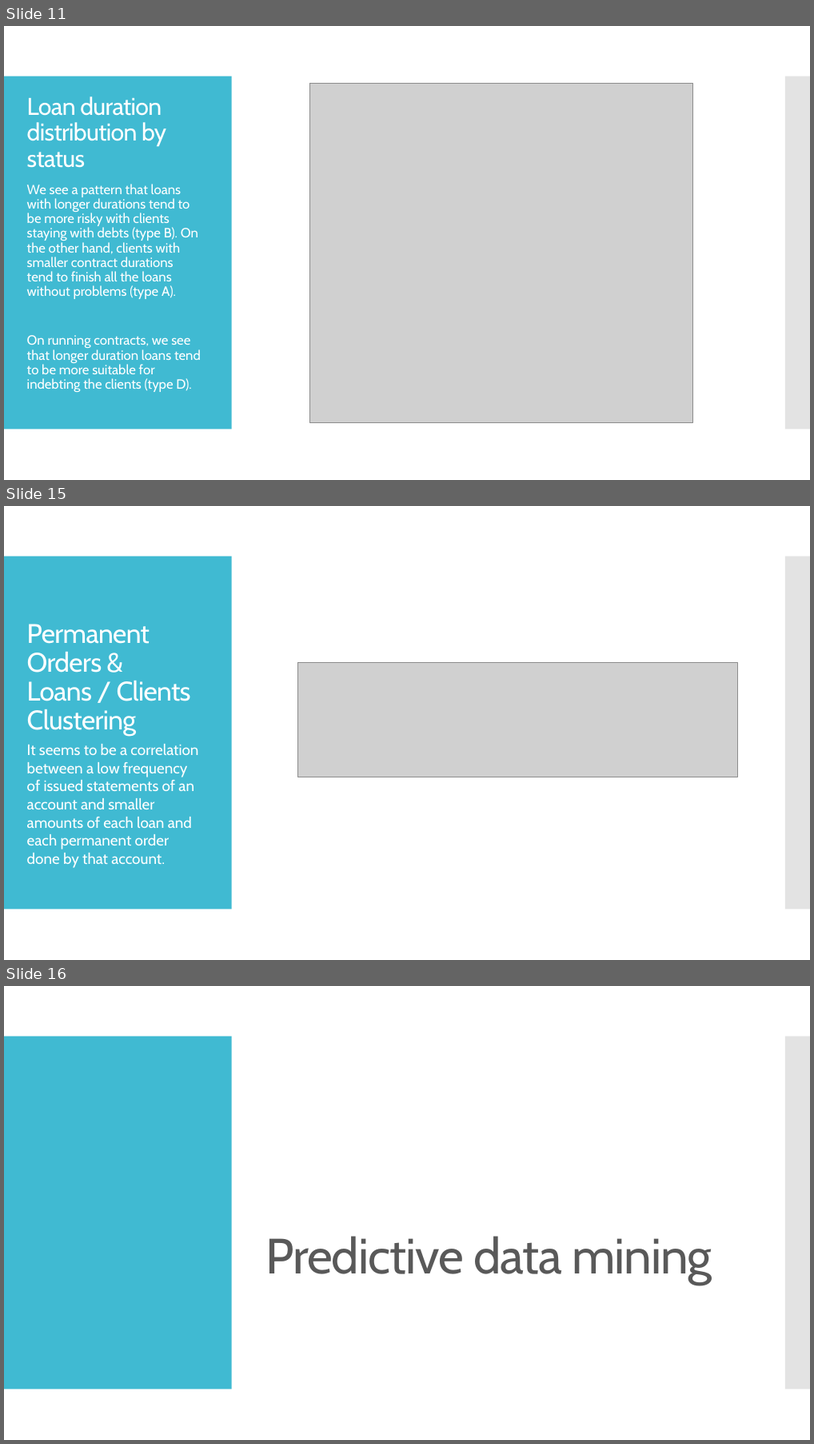
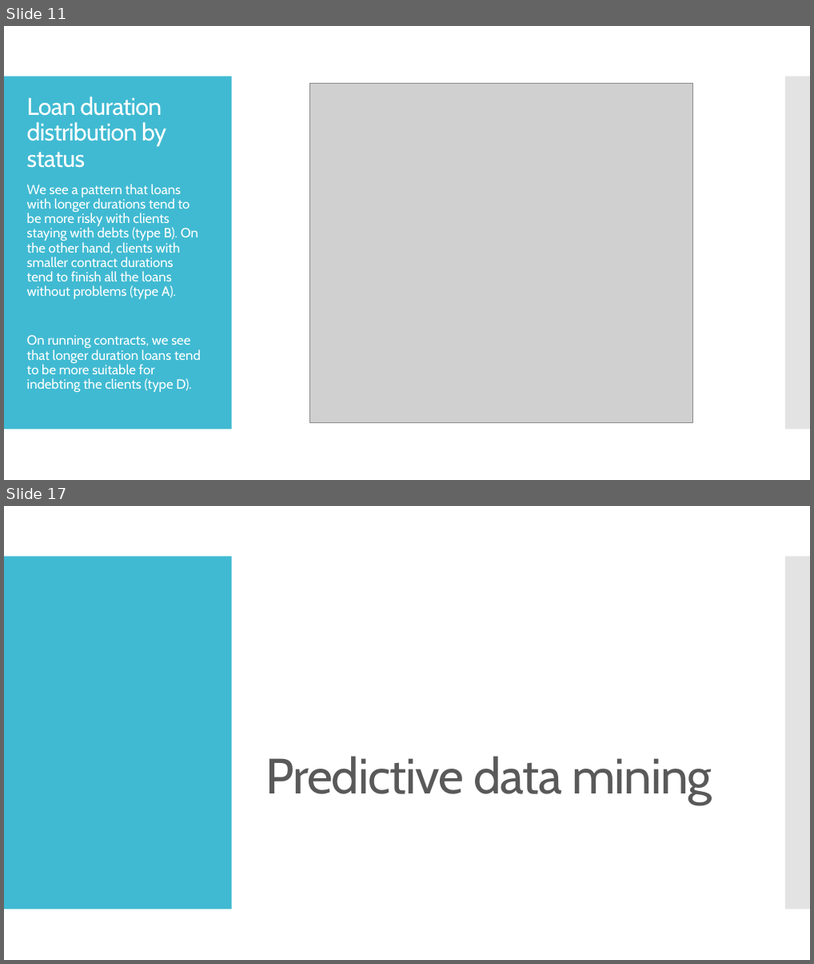
Before and after one commit to jpdias/banking-dm-case-study, a slide deck: Banking Data Mining.pptx. Shown one above the other, each under a label of ours: slides 11, 15 and 16 before the commit, slides 11 and 17 after it; the slides between them are not shown. The pictures are 814x1444 and 814x964 pixels, drawn with LibreOffice and Linux fonts; fonts in the diff are those of the drawing; grey boxes stand for pictures. Boxes give left, top, right and bottom in pixels: in the first picture for what was removed or moved away, otherwise in the second. Text is boxed around its words. In the diff, an @@ line names an element or a change of style, - is before the commit and + after.

```diff
--- a/Banking Data Mining.pptx
+++ b/Banking Data Mining.pptx
@@ slide 15 removed at [4,506,810,960], background #FFFFFF; not listed: 2 template elements that a slide beside it also shows @@
@@ title removed at [27,624,191,736] @@
-Permanent Orders & Loans / Clients Clustering
@@ picture removed at [298,662,738,776] @@
@@ text removed at [27,744,198,868] @@
-It seems to be a correlation between a low frequency of issued statements of an account and smaller amounts of each loan and each permanent order done by that account.
@@ what was slide 16 is now slide 17 @@
```
Also in this commit, not shown: 3 slides changed, 6 slides added, 2 other slides removed, 16 other files.
